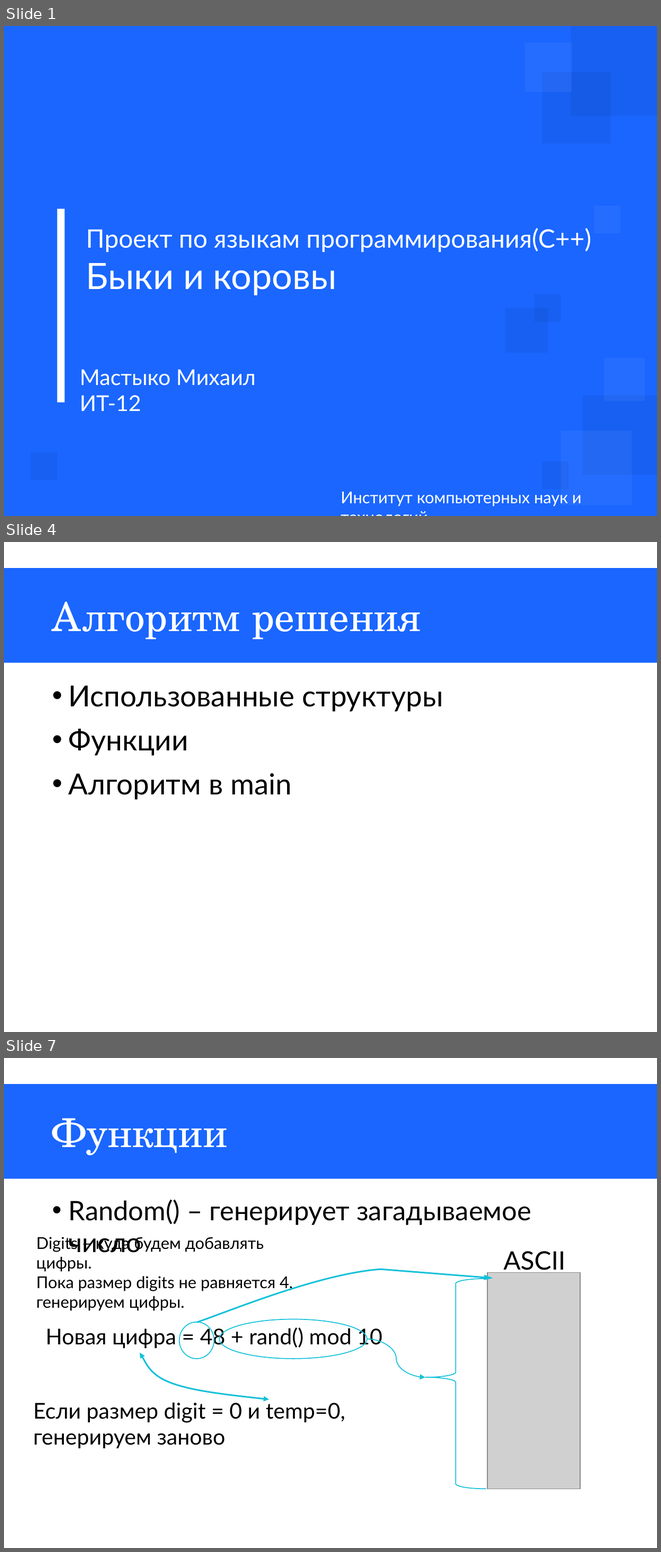
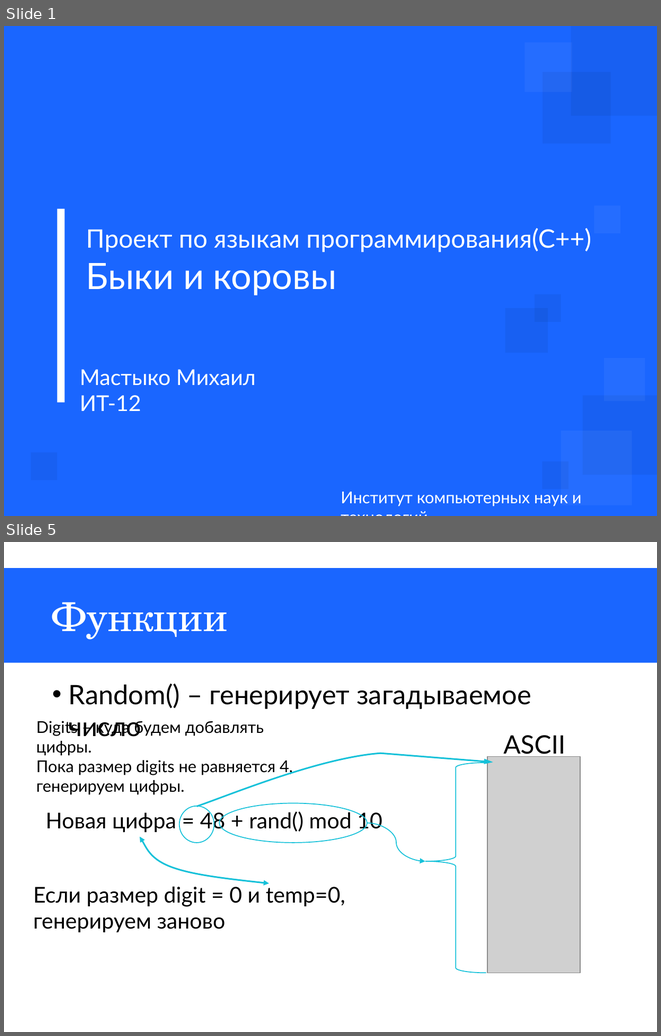
Before and after one commit to MineMoon/BullsAndCows, a slide deck: BullsAndCows.pptx. Shown one above the other, each under a label of ours: slides 1, 4 and 7 before the commit, slides 1 and 5 after it; the slides between them are not shown. The pictures are 661x1552 and 661x1036 pixels, drawn with LibreOffice and Linux fonts; fonts in the diff are those of the drawing; grey boxes stand for pictures; background and template pictures are left out; a plain dark background stands for a picture behind light text. Boxes give left, top, right and bottom in pixels: in the first picture for what was removed or moved away, otherwise in the second. Text is boxed around its words. In the diff, an @@ line names an element or a change of style, - is before the commit and + after.

```diff
--- a/BullsAndCows.pptx
+++ b/BullsAndCows.pptx
@@ slide 4 removed at [4,542,657,1032], background #FFFFFF; not listed: 1 template element that a slide beside it also shows @@
@@ title removed at [52,601,421,640] @@
-Алгоритм решения
@@ text removed at [69,685,443,800] @@
-• Использованные структуры
-• Функции
-• Алгоритм в main
@@ what was slide 7 is now slide 5 @@
```
Also in this commit, not shown: 4 slides changed, 12 slides added, 1 other slide removed, 3 other files.
